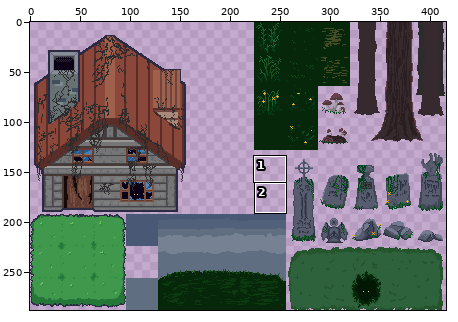
Sprite sheet: assets/img/tileset_forest.png. Above: a wide view before the commit, with the close-up outlined.
Close-up. Old version:
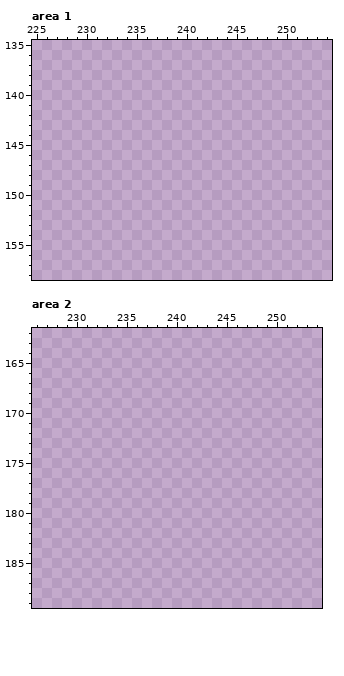
The file is 416x288 pixels. Pixels under 10% opacity are left out. Colours within 5 levels of each other are drawn and written as one. Shown: area 1: x 225..254, y 135..158; area 2: x 226..254, y 162..189. The commit also changed other parts of the picture, which this record leaves out.
Once edited:
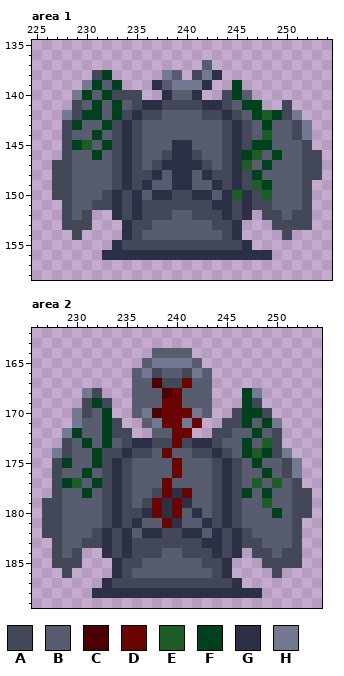
Palette (. is transparent): A #434859  B #575c6e  C #4c0000  D #6a0400  E #1e5d28  F #00411d  G #2b3044  H #727991
From old to new:
Area 1:
y 137: x 242 . -> B
y 138: x 231..232 .. -> AF; x 238..239 .. -> HB; x 241..243 ... -> AHG
y 139: x 230..233 .... -> HFBF; x 237..242 ...... -> GBHHHG; x 245 . -> F
y 140: x 229..235 ....... -> HFBFAAA; x 238..241 .... -> GBBG; x 244..246 ... -> AFB
y 141: x 229..247 ................... -> ABFBFBAGGAAAAGGABFF; x 250 . -> A
y 142: x 228..251 ........................ -> HAFFBFAGAABBBBAAGABFEFAH
y 143: x 228..252 ......................... -> AFBBFAGABBBBBBBBAGABFBBAH
y 144: x 228..252 ......................... -> ABBFBAGABBBBBBBBAGABEBBAH
y 145: x 228..252 ......................... -> AFEBFAGABBBGGBBBAGAFFBBBA
y 146: x 228..253 .......................... -> ABBFBAGABBAGGABBAGFEBFBBAA
y 147: x 227..253 ........................... -> AABBBBAGABAGGGGABAGEBFBBBAA
y 148: x 227..253 ........................... -> AABBBBAGAAGBGGBGAAGAFBBBBAA
y 149: x 227..252 .......................... -> AABBBBAGAGBBGGBBGAGAEFBBBA
y 150: x 227..252 .......................... -> AABBBAGAGBGGAAGGBGEGAEBBBA
y 151: x 228..252 ......................... -> ABBAAGAGAAAAAAAGGAGAABBBA
y 152: x 228..230 ... -> ABA; x 233..246 .............. -> GAGAAABBAAAGAG; x 248..252 ..... -> AABAA
y 153: x 228..230 ... -> AAA; x 234..245 ............ -> GAABBBBBBAAG; x 249..252 .... -> AAAA
y 154: x 229 . -> A; x 234..245 ............ -> GABBBBBBBBAG; x 250 . -> A
y 155: x 233..246 .............. -> GAAAAAAAAAAAAG
y 156: x 232..248 ................. -> GGGGGGGGGGGGGGGGG
Area 2:
y 164: x 238..241 .... -> BBBB
y 165: x 237..242 ...... -> BHHHHB
y 166: x 236..243 ........ -> BHABBAHB
y 167: x 236..243 ........ -> BBCAADBB
y 168: x 231..232 .. -> HA; x 236..243 ........ -> BBBCDBBB; x 247..248 .. -> FH
y 169: x 231..233 ... -> AFA; x 236..243 ........ -> BBBDDBBB; x 247..248 .. -> FA
y 170: x 230..233 .... -> HABF; x 236..243 ........ -> BHCDDDHB; x 246..249 .... -> AFFA
y 171: x 230..234 ..... -> HBBFA; x 237..242 ...... -> BHDDHD; x 245..250 ...... -> AAFBFH
y 172: x 229..235 ....... -> HFBBFAA; x 238..241 .... -> BBDD; x 244..250 ....... -> AABBFBA
y 173: x 229..250 ...................... -> ABFBFBAGGAADAGGABBFBEA
y 174: x 228..251 ........................ -> HABBFAAGAABDBBAAGABFEFAH
y 175: x 228..252 ......................... -> AFBBFAGABBBBDBBBAGABFBBAH
y 176: x 228..252 ......................... -> ABBFBAGABBBBDBBBAGABBFBAH
y 177: x 228..252 ......................... -> AFEBFAGABBBDBBBBAGABEBEBA
y 178: x 228..253 .......................... -> ABBFBAGABBADGDBBAGAFBFBBAA
y 179: x 227..253 ........................... -> AABBBBAGABADGDGBBAGABBEBBAA
y 180: x 227..253 ........................... -> AABBBBAGAAGDGDBGBAGABBBFBAA
y 181: x 227..252 .......................... -> AABBBBAGAGBBDGBBGAGABBBBBA
y 182: x 227..252 .......................... -> AABBBAGAGBGGAAGGBGAGABBBBA
y 183: x 228..252 ......................... -> ABBAAGAGAAAAAAAGGAGAABBBA
y 184: x 228..230 ... -> ABA; x 233..246 .............. -> GAGAAABBAAAGAG; x 248..252 ..... -> AABAA
y 185: x 228..230 ... -> AAA; x 234..245 ............ -> GAABBBBBBAAG; x 249..252 .... -> AAAA
y 186: x 229 . -> A; x 234..245 ............ -> GABBBBBBBBAG; x 250 . -> A
y 187: x 233..246 .............. -> GAAAAAAAAAAAAG
y 188: x 232..248 ................. -> GGGGGGGGGGGGGGGGG
Where, in picture pixels (left, top, right, bottom), the same in both close-ups:
added: (52, 60, 322, 260)
added: (42, 348, 312, 598)
